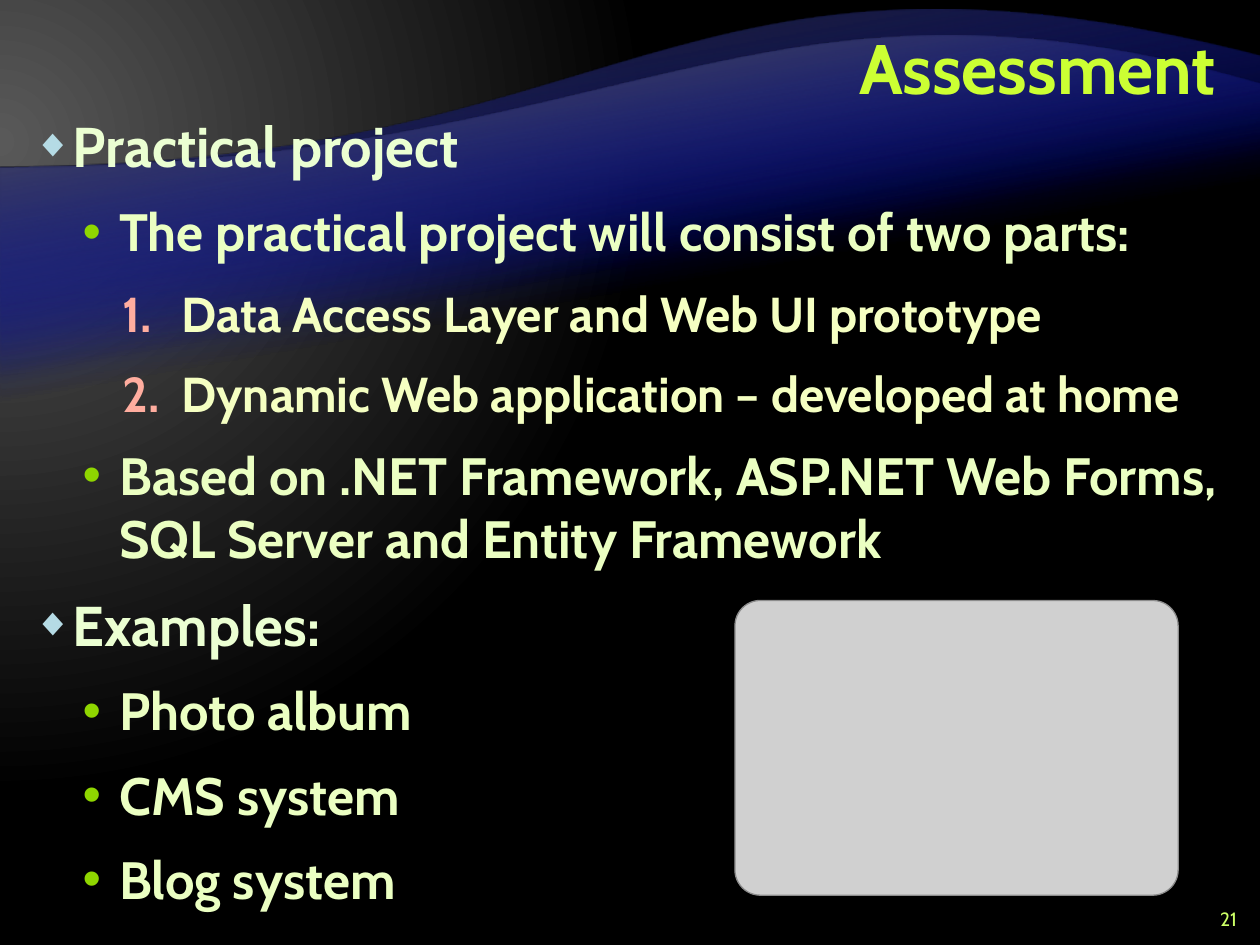
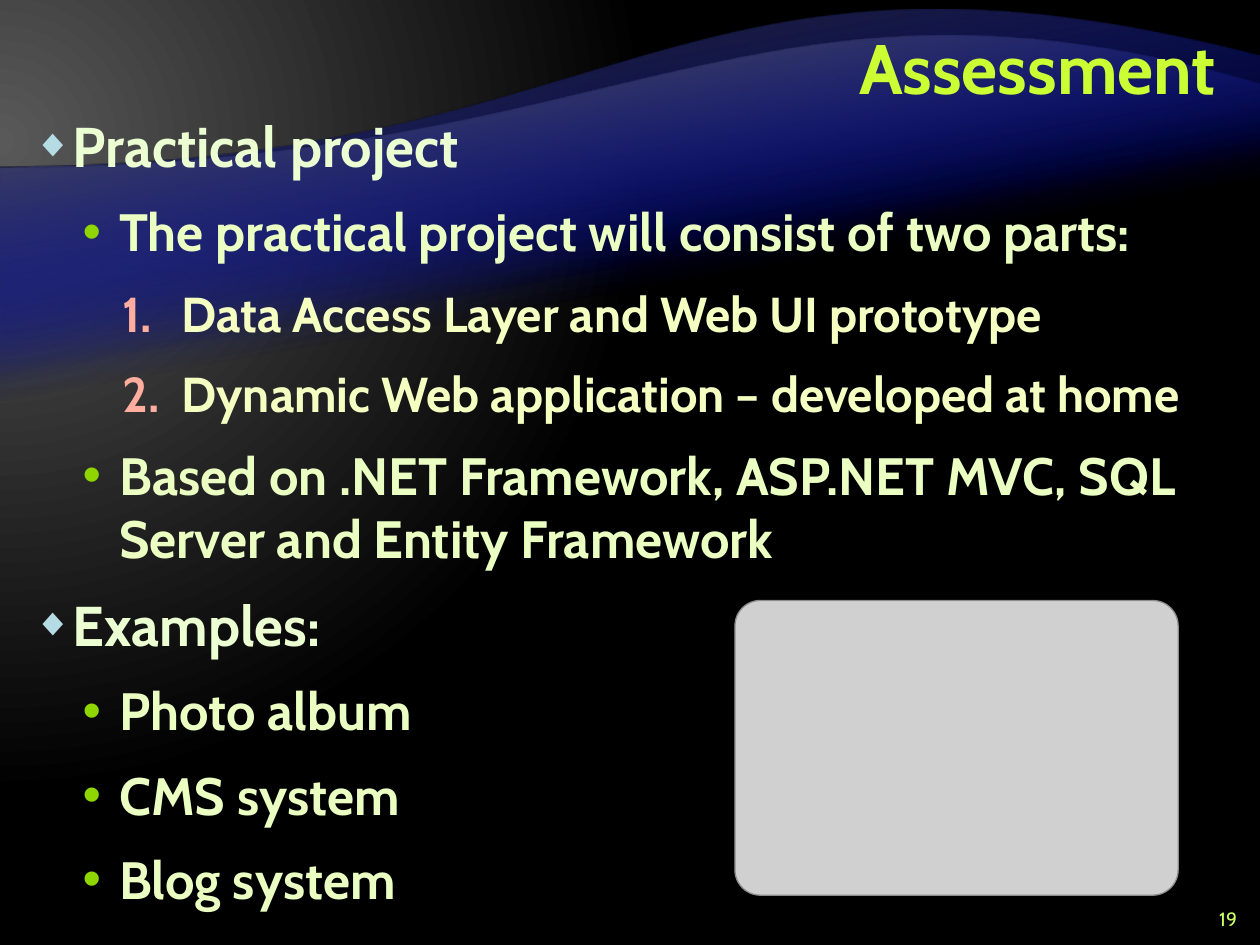
Before and after one commit to Lockheed01/aspnet-mvc-course, a slide deck: slide 19 of Lectures/0. Course Introduction/--for-editing--Course Introduction.pptx (slide 21 before the commit). Drawn at 1260x945 pixels with LibreOffice and Linux fonts; fonts in the diff are those of the drawing; grey boxes stand for pictures; background and template pictures are left out. Boxes give left, top, right and bottom in pixels: in the first picture for what was removed or moved away, otherwise in the second. Text is boxed around its words. In the diff, an @@ line names an element or a change of style, - is before the commit and + after.

```diff
--- a/Lectures/0. Course Introduction/--for-editing--Course Introduction.pptx
+++ b/Lectures/0. Course Introduction/--for-editing--Course Introduction.pptx
@@ text at box(119, 455, 1176, 570): text changed @@
-  • Based on .NET Framework, ASP.NET Web Forms, SQL Server and Entity Framework
+  • Based on .NET Framework, ASP.NET MVC, SQL Server and Entity Framework
@@ page number at box(1219, 912, 1237, 926): text changed @@
-21
+19
```
Also in this commit, not shown: 12 other slides changed, 4 slides added, 4 slides removed.
